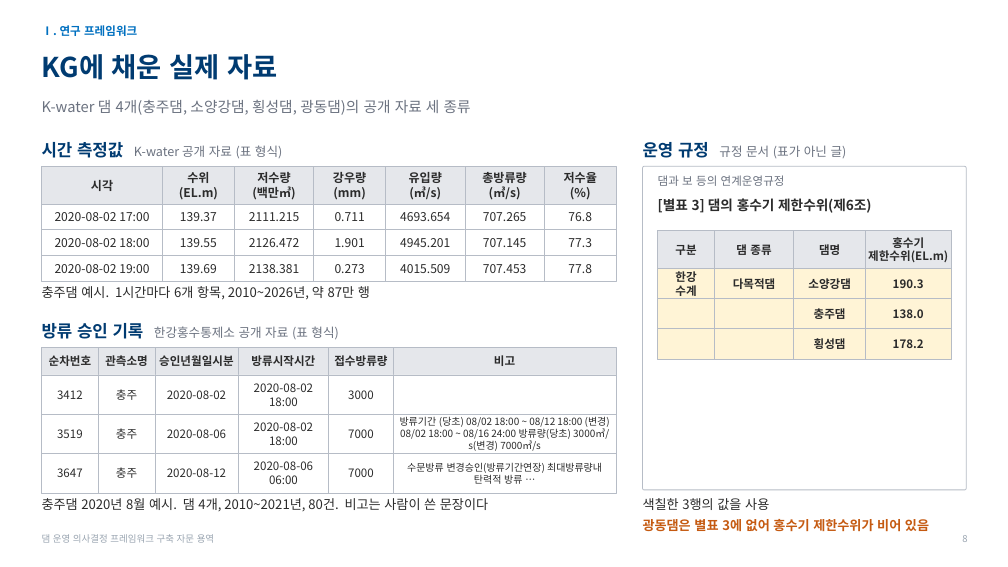
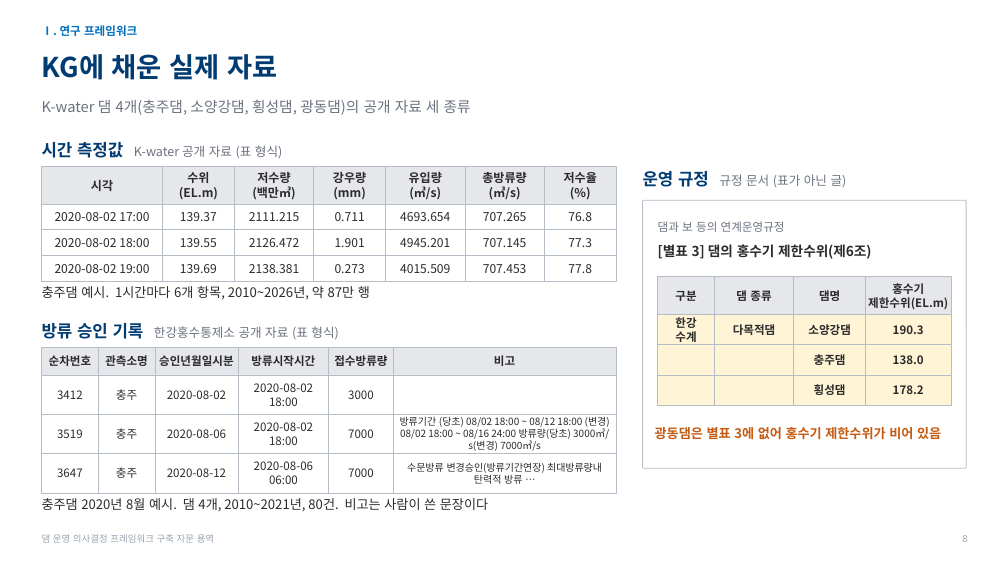
Before and after one commit to mkm1119/KGRAG-LLM, a slide deck: slide 8 of project_khnp/2026.11.26_한강수력본부_발표자료_초안.pptx. Drawn at 1008x567 pixels with LibreOffice and Linux fonts; fonts in the diff are those of the drawing; background and template pictures are left out. Boxes give left, top, right and bottom in pixels: in the first picture for what was removed or moved away, otherwise in the second. Text is boxed around its words. In the diff, an @@ line names an element or a change of style, - is before the commit and + after.

```diff
--- a/project_khnp/2026.11.26_한강수력본부_발표자료_초안.pptx
+++ b/project_khnp/2026.11.26_한강수력본부_발표자료_초안.pptx
@@ text "운영 규정 규정 문서 (표가 ...": place and size @@
-text "운영 규정 규정 문서 (표가 ..." at [643,142,847,158]
+text "운영 규정 규정 문서 (표가 ..." at [643,171,847,187]
@@ rounded rectangle: place and size @@
-rounded rectangle at [643,166,966,490]
+rounded rectangle at [643,200,966,468]
@@ 16 rectangles, 14 texts: place and size @@
-16 rectangles, 14 texts at [658,175,951,359]
+16 rectangles, 14 texts at [658,221,951,405]
@@ text "광동댐은 별표 3에 없어 홍수기 ...": place and size @@
-text "광동댐은 별표 3에 없어 홍수기 ..." at [643,519,929,532]
+text "광동댐은 별표 3에 없어 홍수기 ..." at [655,427,941,440]
@@ text removed at [643,498,769,510] @@
-색칠한 3행의 값을 사용
```
Also in this commit, not shown: 1 other slide changed, 1 other file.
